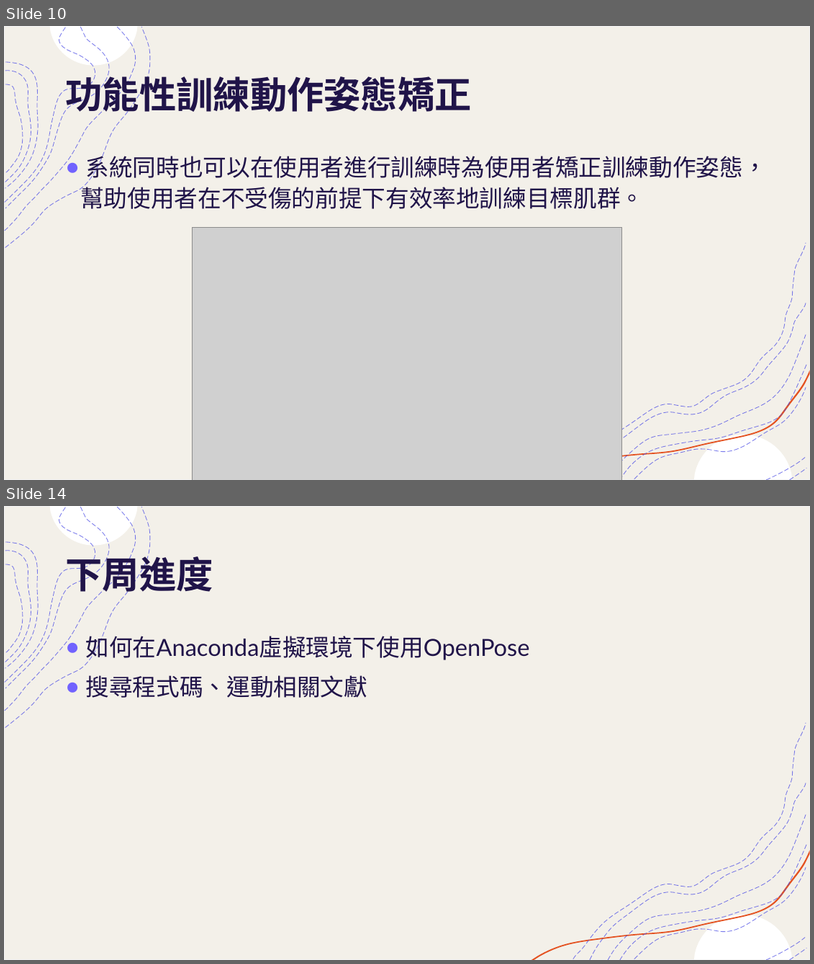
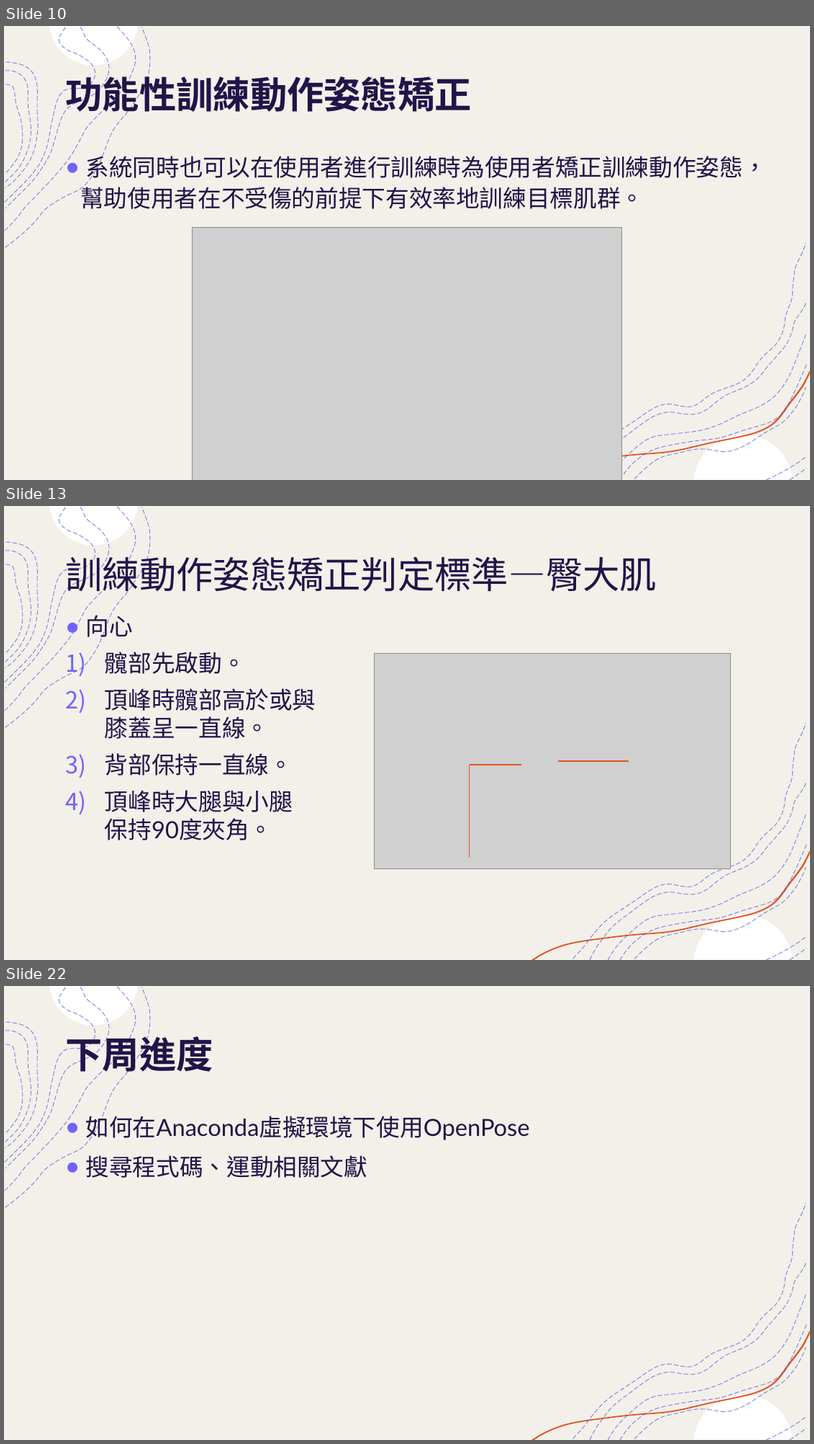
Before and after one commit to mizulun/seatpose-system, a slide deck: 提升運動表現輔助系統.pptx. Shown one above the other, each under a label of ours: slides 10 and 14 before the commit, slides 10, 13 and 22 after it; the slides between them are not shown. The pictures are 814x964 and 814x1444 pixels, drawn with LibreOffice and Linux fonts; fonts in the diff are those of the drawing; grey boxes stand for pictures. Boxes give left, top, right and bottom in pixels: in the first picture for what was removed or moved away, otherwise in the second. Text is boxed around its words. In the diff, an @@ line names an element or a change of style, - is before the commit and + after.

Commit message:
更改成下肢重訓姿勢矯正輔助系統 更改設計動機與目的 新增姿勢判定標準 新增架設環境遇到的問題

```diff
--- a/提升運動表現輔助系統.pptx
+++ b/提升運動表現輔助系統.pptx
@@ slide 13 added at <box>4,506,810,960</box>, background #FFFFFF; not listed: 18 template elements that a slide beside it also shows @@
@@ title added at <box>65,551,657,597</box>, 44 pt, text #201449 @@
+訓練動作姿態矯正判定標準—臀大肌
@@ text added at <box>86,613,316,840</box>, 28 pt, text #201449 @@
+● 向心
+1) 髖部先啟動。
+2) 頂峰時髖部高於或與
+   膝蓋呈一直線。
+3) 背部保持一直線。
+4) 頂峰時大腿與小腿
+   保持90度夾角。
@@ picture added at <box>374,654,730,868</box> @@
@@ line added from (558, 761) to (629, 761), #E45221 1.5 pt @@
@@ line added from (470, 765) to (470, 857), #E45221 1.5 pt @@
@@ line added from (471, 765) to (522, 765), #E45221 1.5 pt @@
@@ what was slide 14 is now slide 22 @@
```
Also in this commit, not shown: 8 slides changed, 11 other slides added, 3 slides removed.
